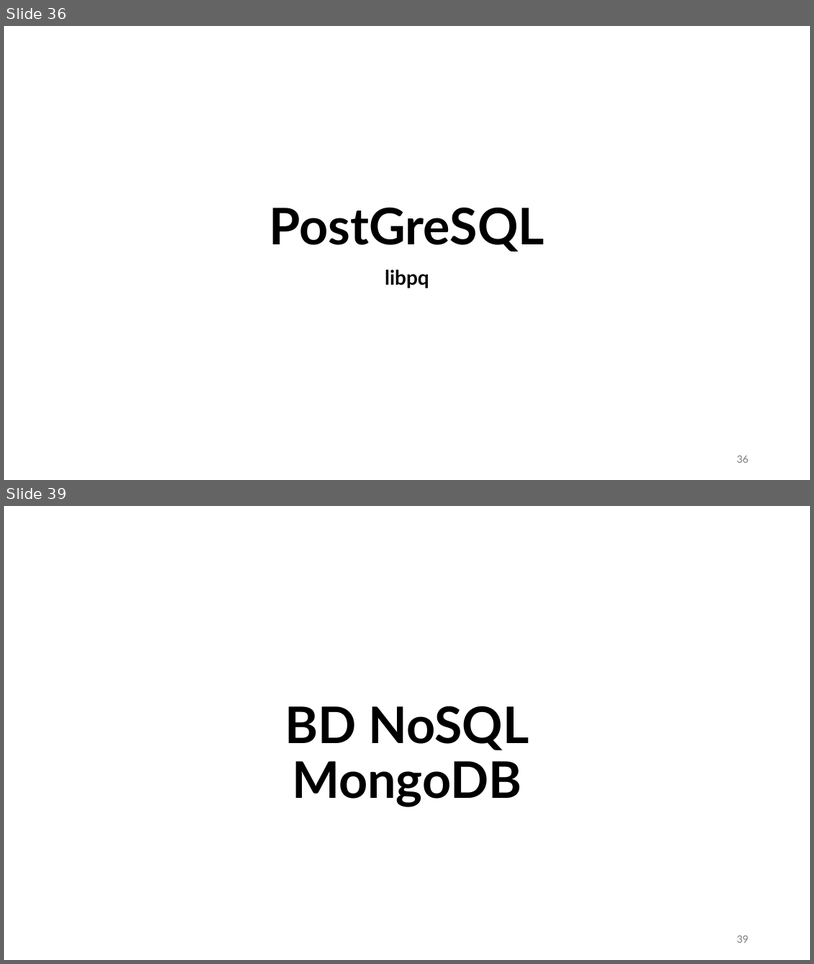
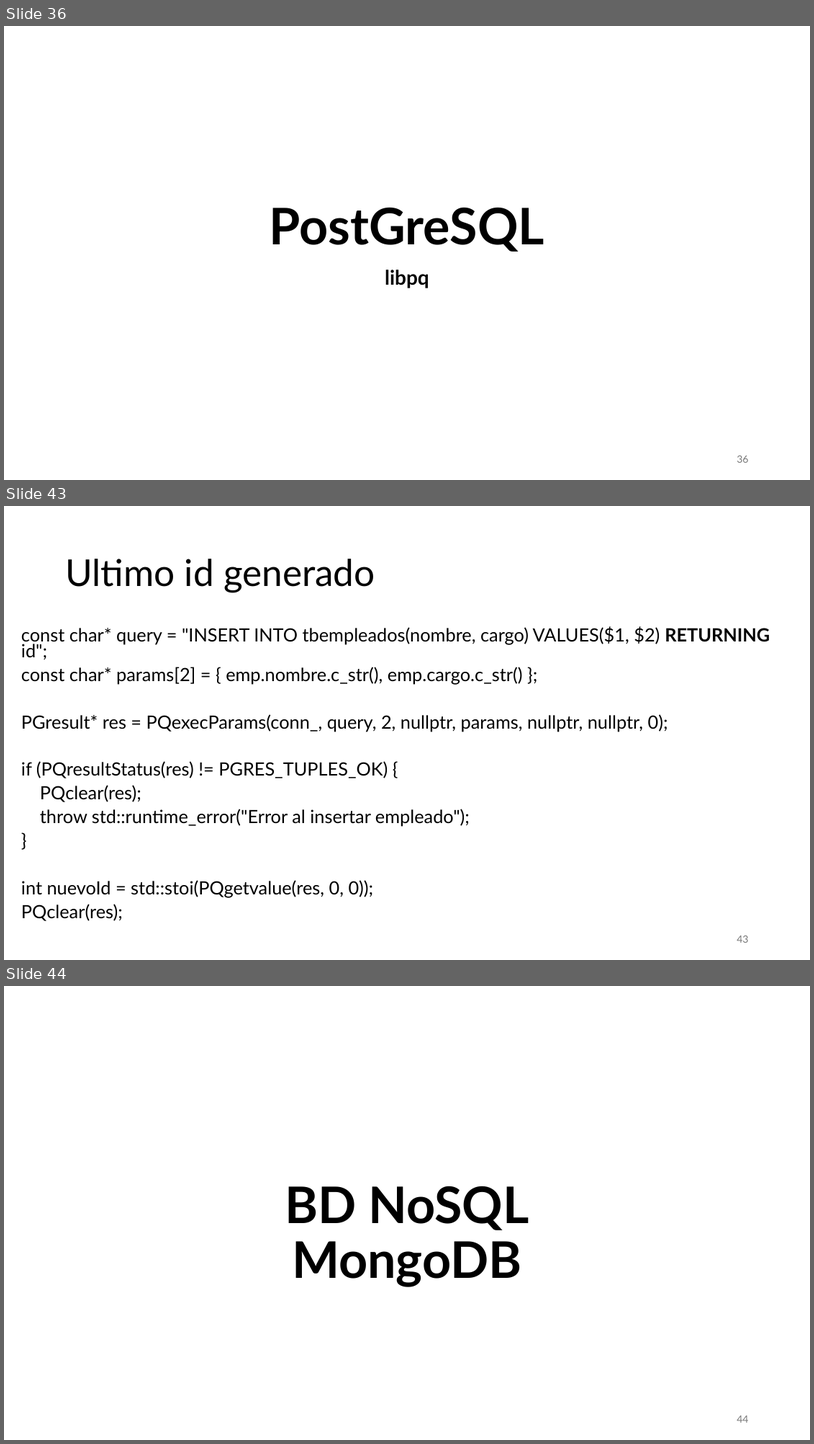
Before and after one commit to aldebarran22/CURSO_CPP_SERVICIOS_30H, a slide deck: doc/4_Gestion_estado_persistencia.pptx. Shown one above the other, each under a label of ours: slides 36 and 39 before the commit, slides 36, 43 and 44 after it; the slides between them are not shown. The pictures are 814x964 and 814x1444 pixels, drawn with LibreOffice and Linux fonts; fonts in the diff are those of the drawing. Boxes give left, top, right and bottom in pixels: in the first picture for what was removed or moved away, otherwise in the second. Text is boxed around its words. In the diff, an @@ line names an element or a change of style, - is before the commit and + after.

```diff
--- a/doc/4_Gestion_estado_persistencia.pptx
+++ b/doc/4_Gestion_estado_persistencia.pptx
@@ slide 43 added at (4,506,810,960), background #FFFFFF @@
@@ title added at (65,559,376,592), 44 pt, text #000000 @@
+Ultimo id generado
@@ text added at (21,626,770,921), 21.7 pt, text #000000 @@
+const char* query = "INSERT INTO tbempleados(nombre, cargo) VALUES($1, $2) RETURNING id";
+const char* params[2] = { emp.nombre.c_str(), emp.cargo.c_str() };
+PGresult* res = PQexecParams(conn_, query, 2, nullptr, params, nullptr, nullptr, 0);
+if (PQresultStatus(res) != PGRES_TUPLES_OK) {
+PQclear(res);
+throw std::runtime_error("Error al insertar empleado");
+}
+int nuevoId = std::stoi(PQgetvalue(res, 0, 0));
+PQclear(res);
@@ page number added at (737,935,748,942), 12 pt, text #797979 @@
+43
@@ what was slide 39 is now slide 44 @@
@@ page number at (737,1415,748,1422): text changed @@
-39
+44
```
Also in this commit, not shown: 1 slide changed, 5 other slides added, 1 slide removed, 1 other file.
